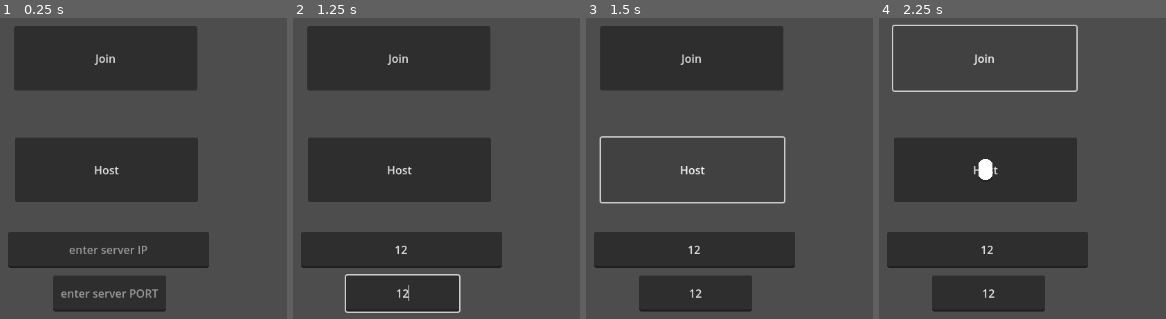
Above: before the commit, frames 1-4 (left to right).
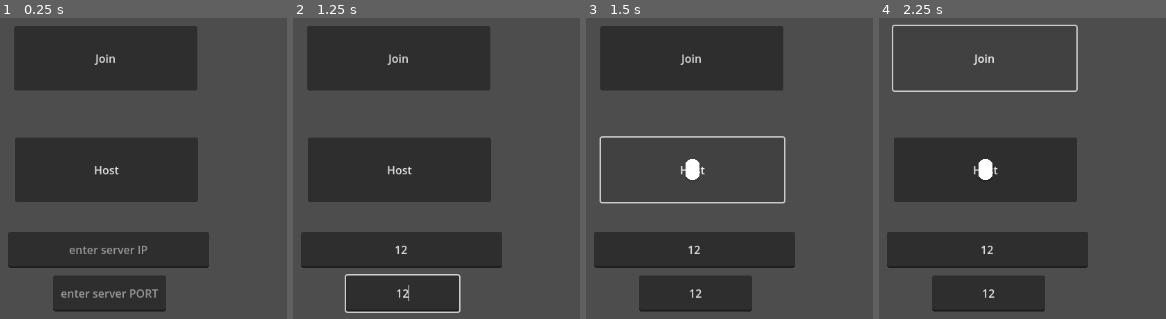
Above: after the commit, the same moments.

Repository: Gloocas/SGDF24Demo
Game: Godot game, scene res://src/world.tscn
The game is run twice, just before and just after one commit, with the same random seed, the same clock (stepped at 60 frames per second) and the same inputs.
Inputs (mouse positions are in pixels of both pictures, inside the frame that each line leads up to):
- Up to frame 1 (0.25 s): no input
- Up to frame 2 (1.25 s): click (402, 249) at 0.52 s; type "12" at 0.6 s; click (402, 294) at 0.75 s; type "12" at 0.83 s
- Up to frame 3 (1.5 s): click "Host" at 1.25 s
- Up to frame 4 (2.25 s): click "Join" at 2 s

Frames 1-2 are identical in both runs. In frame 3, 0.3% of the frame differs, in the area x 34-40%, y 46-54%; in frame 4, nothing differs.

Commit message:
multiplayer more

Diff:
--- a/src/network.gd
+++ b/src/network.gd
@@ -1,4 +1,5 @@
 extends Control
+class_name Network
 
 @onready var Server_IP = $Server_IP
 @onready var Device_IP = $Device_IP
@@ -23,10 +24,7 @@
 # For example, the value of "name" can be set to something the player
 # entered in a UI scene.
 var player_info = {"name": "Name"}
-
 var players_loaded = 0
-
-
 
 func _ready():
 	multiplayer.peer_connected.connect(_on_player_connected)
@@ -36,7 +34,6 @@
 	multiplayer.server_disconnected.connect(_on_server_disconnected)
 	#Device_IP.text = Network.ip_address
 
-
 func join_game(address = ""):
 	if address.is_empty():
 		address = DEFAULT_SERVER_IP
@@ -45,7 +42,6 @@
 	if error:
 		return error
 	multiplayer.multiplayer_peer = peer
-
 
 func create_game():
 	var peer = ENetMultiplayerPeer.new()
@@ -57,17 +53,14 @@
 	player_connected.emit(1, player_info)
 	return 1
 
-
 func remove_multiplayer_peer():
 	multiplayer.multiplayer_peer = null
-
 
 # When the server decides to start the game from a UI scene,
 # do Lobby.load_game.rpc(filepath)
 @rpc("call_local", "reliable")
 func load_game(game_scene_path):
 	get_tree().change_scene_to_file(game_scene_path)
-
 
 # Every peer will call this when they have loaded the game scene.
 @rpc("any_peer", "call_local", "reliable")
@@ -78,13 +71,11 @@
 			$/root/Game.start_game()
 			players_loaded = 0
 
-
 # When a peer connects, send them my player info.
 # This allows transfer of all desired data for each player, not only the unique ID.
 func _on_player_connected(id):
 	_register_player.rpc_id(id, player_info)
 	print("Player connected!")
-
 
 @rpc("any_peer", "reliable")
 func _register_player(new_player_info):
@@ -92,38 +83,43 @@
 	players[new_player_id] = new_player_info
 	player_connected.emit(new_player_id, new_player_info)
 
+func _on_join_pressed():
+	#print(Server_IP.text)
+	#var try = join_game(Server_IP.text)
+	#if true:
+	var peer = ENetMultiplayerPeer.new()
+	peer.create_client("localhost", 135)
+	multiplayer.multiplayer_peer = peer
+	#add_player()
+
+func _on_host_pressed():
+	#create_game()
+	var peer = ENetMultiplayerPeer.new()
+	peer.create_server(135)
+	multiplayer.multiplayer_peer = peer
+	multiplayer.peer_connected.connect(add_player)
+	add_player()
+
+func add_player(id = 1):
+	var player_inst = player.instantiate()
+	player_inst.global_position = Vector2(0,0)
+	player_inst.name = str(id)
+	world.add_child(player_inst)
+	#call_deferred("add_child", player_inst)
 
 func _on_player_disconnected(id):
 	players.erase(id)
 	player_disconnected.emit(id)
-
 
 func _on_connected_ok():
 	var peer_id = multiplayer.get_unique_id()
 	players[peer_id] = player_info
 	player_connected.emit(peer_id, player_info)
 
-
 func _on_connected_fail():
 	multiplayer.multiplayer_peer = null
-
 
 func _on_server_disconnected():
 	multiplayer.multiplayer_peer = null
 	players.clear()
 	server_disconnected.emit()
-
-func _on_join_pressed():
-	print(Server_IP.text)
-	var try = join_game(Server_IP.text)
-	if true:
-		add_player()
-
-func _on_host_pressed():
-	create_game()
-
-func add_player(id = 1):
-	var player_inst = player.instantiate()
-	player_inst.global_position = Vector2(0,0)
-	world.add_child(player_inst)
-	#call_deferred("add_child", player_inst)
--- a/src/player.gd
+++ b/src/player.gd
@@ -18,19 +18,17 @@
 var hDirection := 0.0
 var vDirection := 0.0
 
+func _enter_tree():
+	set_multiplayer_authority(name.to_int())
 
 func _physics_process(delta):
-	#print(canDash)
-	handle_input(delta)
-	if Input.is_action_just_pressed("Dash"):
-		dash()
-	elif Input.is_action_just_pressed("Dodge"):
-		dodge()
-
+	if is_multiplayer_authority():
+		handle_input(delta)
+		if Input.is_action_just_pressed("Dash"):
+			dash()
+		elif Input.is_action_just_pressed("Dodge"):
+			dodge()
 	move_and_slide()
-
-
-
 
 func dash():
 	if canDash:
--- a/src/player.tscn
+++ b/src/player.tscn
@@ -21,6 +21,11 @@
 _data = {
 "shadow": SubResource("Animation_t7s8k")
 }
+
+[sub_resource type="SceneReplicationConfig" id="SceneReplicationConfig_w62dd"]
+properties/0/path = NodePath(".:position")
+properties/0/spawn = true
+properties/0/replication_mode = 1
 
 [node name="Player" type="CharacterBody2D"]
 collision_layer = 2
@@ -62,3 +67,6 @@
 libraries = {
 "": SubResource("AnimationLibrary_p735k")
 }
+
+[node name="MultiplayerSynchronizer" type="MultiplayerSynchronizer" parent="."]
+replication_config = SubResource("SceneReplicationConfig_w62dd")
--- a/src/world.tscn
+++ b/src/world.tscn
@@ -6,3 +6,7 @@
 script = ExtResource("1_alck7")
 
 [node name="Camera2D" type="Camera2D" parent="."]
+
+[node name="MultiplayerSpawner" type="MultiplayerSpawner" parent="."]
+_spawnable_scenes = PackedStringArray("res://src/player.tscn")
+spawn_path = NodePath("..")
Not shown: 1 places in src/player.tscn that only renumber resources
